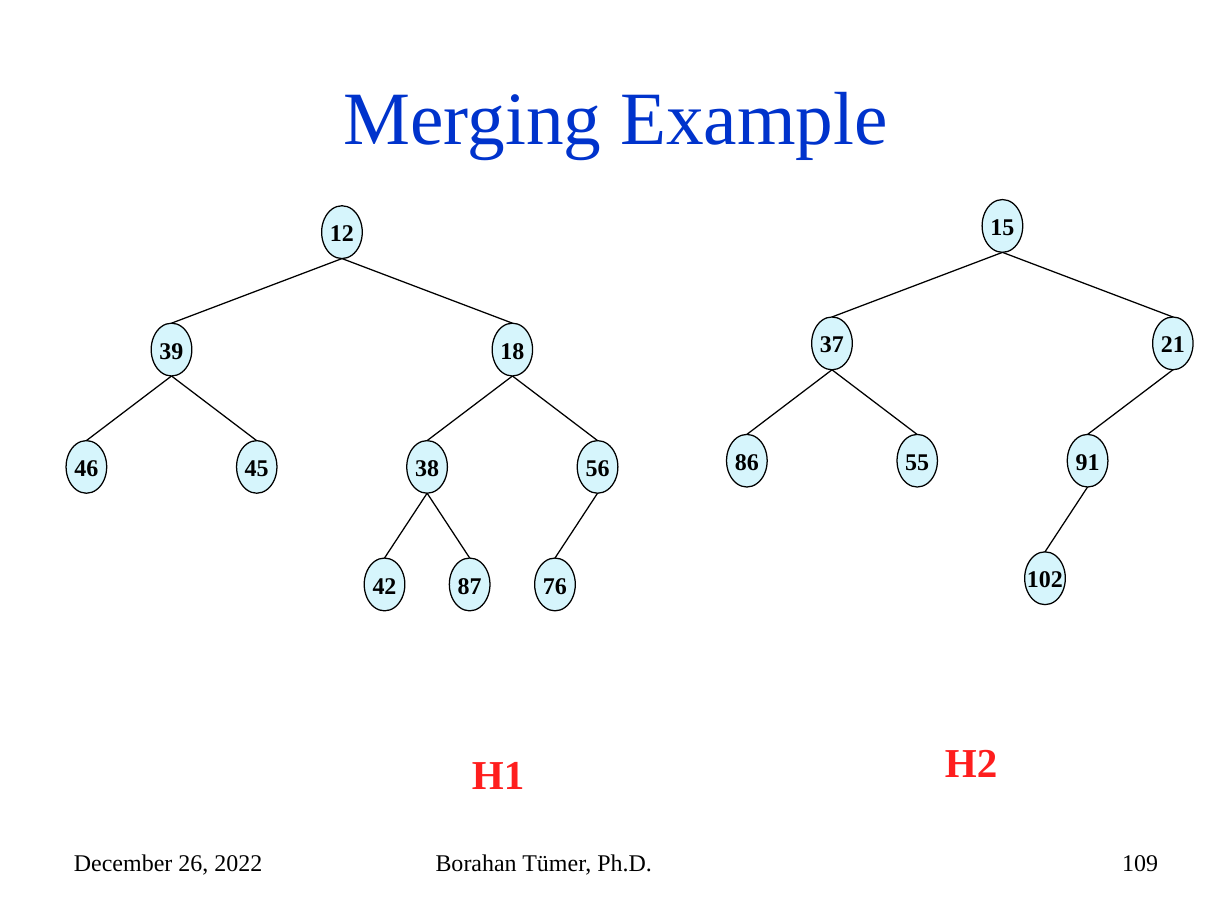
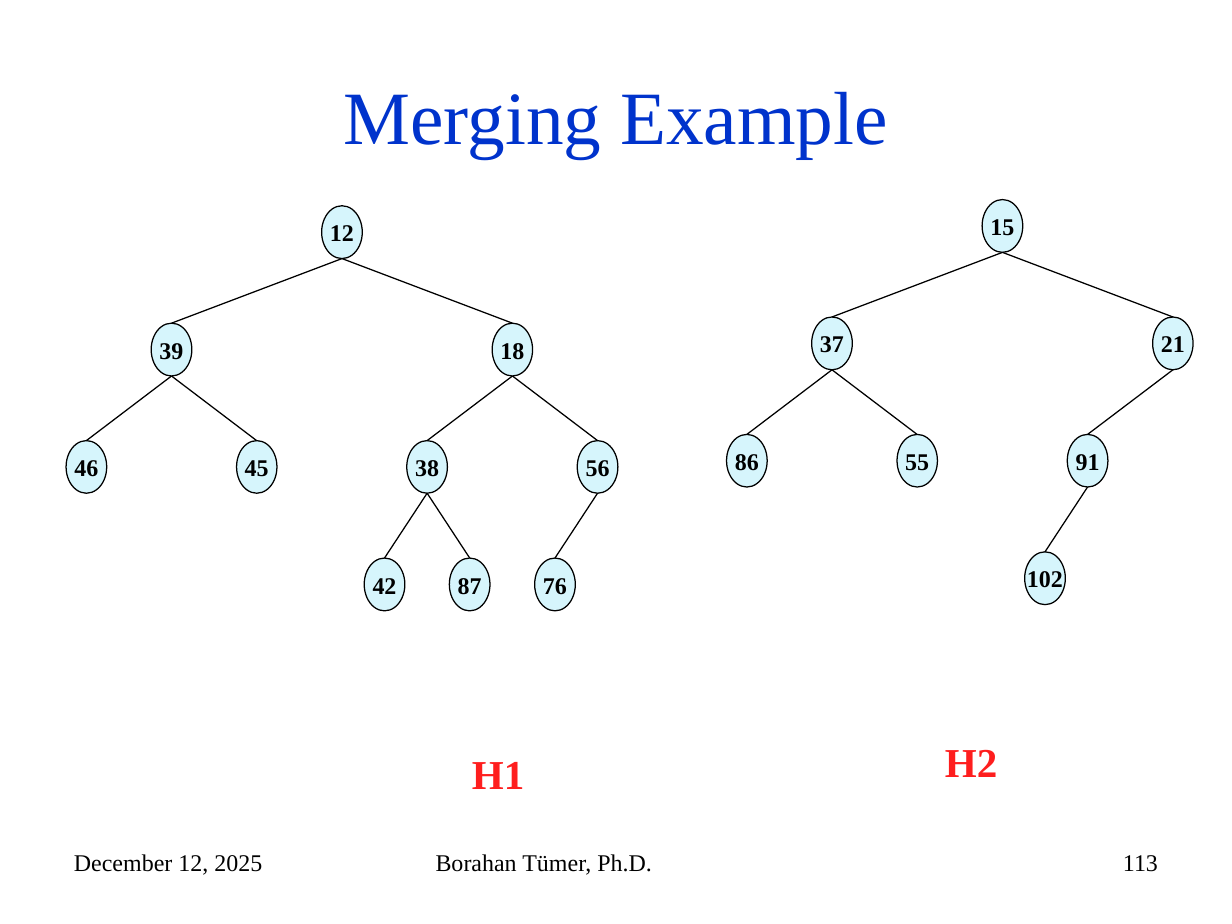
Before and after one commit to mehmetkayacse/cse225, a slide deck: slide 113 of files/Week8.pptx (slide 109 before the commit). Drawn at 1232x924 pixels with LibreOffice and Linux fonts; fonts in the diff are those of the drawing. Boxes give left, top, right and bottom in pixels: in the first picture for what was removed or moved away, otherwise in the second. Text is boxed around its words. In the diff, an @@ line names an element or a change of style, - is before the commit and + after.

```diff
--- a/files/Week8.pptx
+++ b/files/Week8.pptx
@@ text at (74, 854, 262, 875): text changed @@
-December 26, 2022
+December 12, 2025
@@ page number at (1123, 855, 1158, 872): text changed @@
-109
+113
```
Also in this commit, not shown: 140 other slides changed, 4 slides added.
